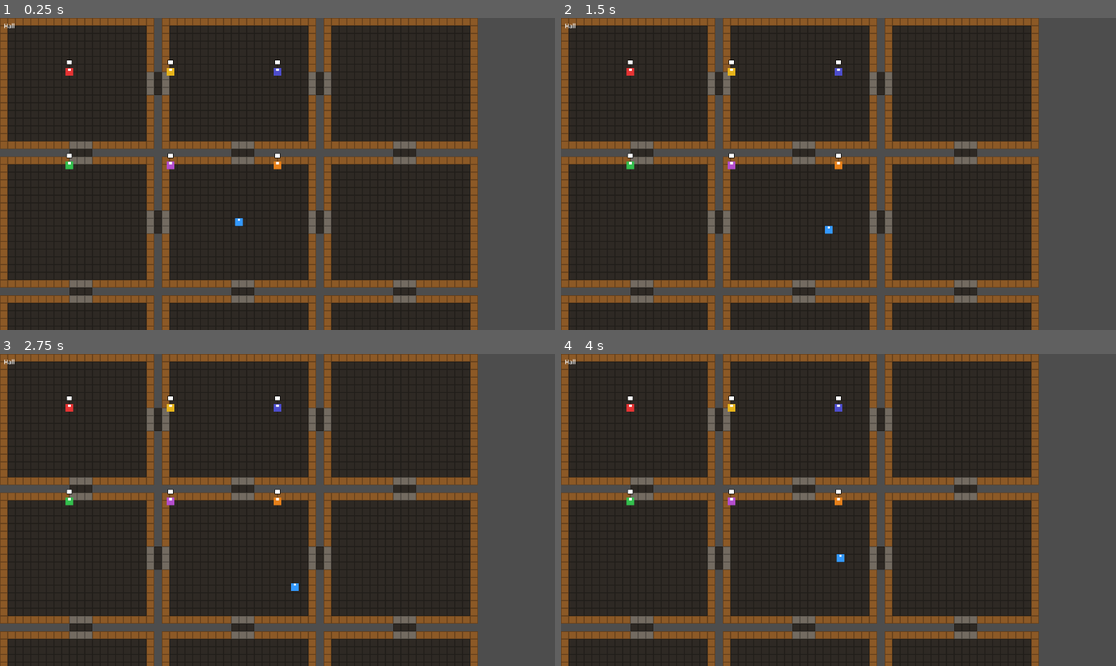
Above: before the commit, frames 1-4 (two rows, left to right).
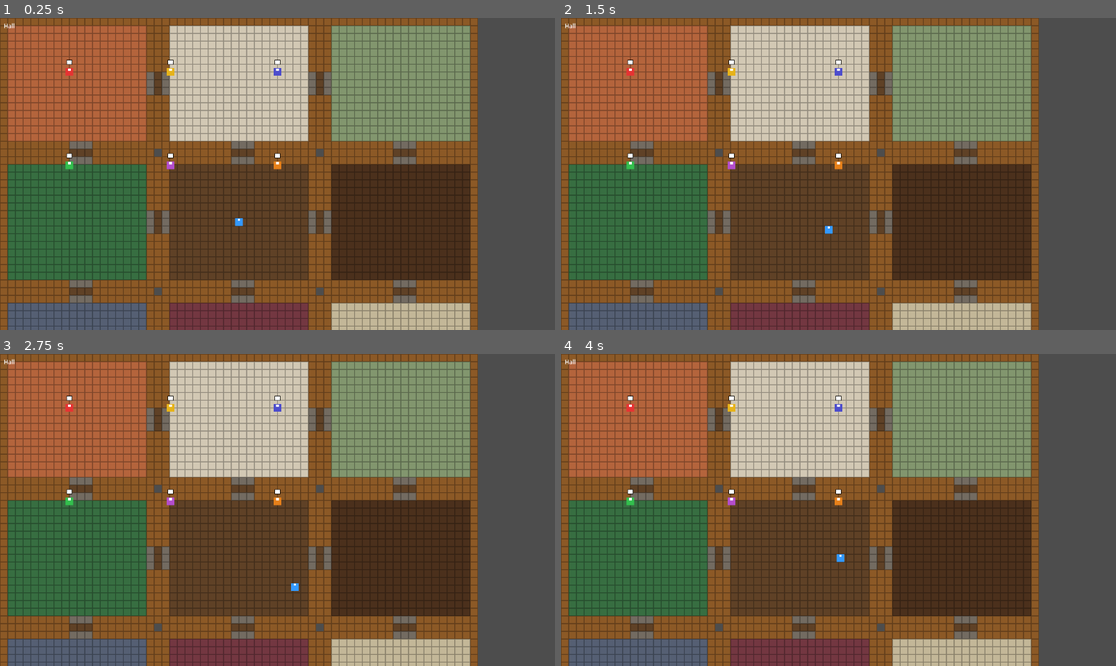
Above: after the commit, the same moments.

Repository: Frostist/Claudo
Game: Godot game, scene res://scenes/main/main.tscn
The game is run twice, just before and just after one commit, with the same random seed, the same clock (stepped at 60 frames per second) and the same inputs. The project has no main scene, so this scene is started directly.
Inputs:
- Up to frame 1 (0.25 s): no input
- Up to frame 2 (1.5 s): tap Enter at 0.5 s; hold Right (ui_right) 0.53-1.28 s; hold Down (ui_down) from 1.28 s (still down)
- Up to frame 3 (2.75 s): tap Space at 2 s; release Down (ui_down) at 2.03 s; hold Right (ui_right) from 2.03 s (still down)
- Up to frame 4 (4 s): release Right (ui_right) at 2.78 s; hold Up (ui_up) 2.78-3.53 s; hold Left (ui_left) from 3.53 s (still down)

The runs differ from the first frame. In frame 1, 67% of the frame differs, in the area x 0-87%, y 0-100%; in frame 2, 67%; in frame 3, 67%; in frame 4, 67%.

Commit message:
feat: room-specific floor tiles in mansion generator
Co-Authored-By: Claude Sonnet 4.6 <noreply@anthropic.com>

Diff:
--- a/assets/tilesets/mansion_tileset.tres
+++ b/assets/tilesets/mansion_tileset.tres
@@ -11,6 +11,15 @@
 1:0/0/physics_layer_0/angular_velocity = 0.0
 1:0/0/physics_layer_0/polygon_0/points = PackedVector2Array(-8, -8, 8, -8, 8, 8, -8, 8)
 2:0/0 = 0
+3:0/0 = 0
+4:0/0 = 0
+5:0/0 = 0
+6:0/0 = 0
+7:0/0 = 0
+8:0/0 = 0
+9:0/0 = 0
+10:0/0 = 0
+11:0/0 = 0
 
 [resource]
 physics_layer_0/collision_layer = 1
--- a/scenes/mansion/mansion_generator.gd
+++ b/scenes/mansion/mansion_generator.gd
@@ -24,6 +24,20 @@
 const WALL  = Vector2i(1, 0)
 const DOOR  = Vector2i(2, 0)
 
+const ROOM_FLOORS := {
+	"RoomKitchen":      Vector2i(3, 0),
+	"RoomBallroom":     Vector2i(4, 0),
+	"RoomConservatory": Vector2i(5, 0),
+	"RoomBilliardRoom": Vector2i(6, 0),
+	"RoomHall":         Vector2i(7, 0),
+	"RoomLibrary":      Vector2i(8, 0),
+	"RoomStudy":        Vector2i(9, 0),
+	"RoomLounge":       Vector2i(10, 0),
+	"RoomDiningRoom":   Vector2i(11, 0),
+}
+
+const CORRIDOR_FLOOR := Vector2i(7, 0)
+
 func _ready() -> void:
 	_generate_mansion()
 
@@ -33,7 +47,7 @@
 	for room in ROOMS:
 		var gx: int = room[0]
 		var gy: int = room[1]
-		_draw_room(gx * STEP_X, gy * STEP_Y)
+		_draw_room(gx * STEP_X, gy * STEP_Y, ROOM_FLOORS[room[2]])
 	# Draw corridors between horizontally adjacent rooms (same row)
 	for gy in range(3):
 		for gx in range(2):  # gaps between col 0-1 and col 1-2
@@ -43,40 +57,38 @@
 		for gy in range(2):  # gaps between row 0-1 and row 1-2
 			_draw_v_corridor(gx, gy)
 
-func _draw_room(tx: int, ty: int) -> void:
+func _draw_room(tx: int, ty: int, floor_tile: Vector2i) -> void:
 	# Fill entire block with walls
 	for x in range(BLOCK_W):
 		for y in range(BLOCK_H):
 			set_cell(Vector2i(tx + x, ty + y), 0, WALL)
-	# Fill interior with floor
+	# Fill interior with room-specific floor
 	for x in range(1, BLOCK_W - 1):
 		for y in range(1, BLOCK_H - 1):
-			set_cell(Vector2i(tx + x, ty + y), 0, FLOOR)
+			set_cell(Vector2i(tx + x, ty + y), 0, floor_tile)
 
 func _draw_h_corridor(gx: int, gy: int) -> void:
-	# Horizontal corridor: gap tile column between col gx and gx+1, at row gy
-	var gap_x: int = (gx + 1) * STEP_X - 1  # the 1-tile gap column
+	var gap_x: int = (gx + 1) * STEP_X - 1
 	var room_y: int = gy * STEP_Y
-	# Door opening: rows 7, 8, 9 within the block (centre of 17-tall room)
+	# Fill entire gap column with wall so no empty cells exist
+	for dy in range(BLOCK_H):
+		set_cell(Vector2i(gap_x, room_y + dy), 0, WALL)
+	# Punch door opening at centre rows
 	for dy in [7, 8, 9]:
 		var ty = room_y + dy
-		# Replace wall on right edge of left room with door
 		set_cell(Vector2i(gap_x - 1, ty), 0, DOOR)
-		# Fill the gap tile as floor (walkable corridor)
-		set_cell(Vector2i(gap_x, ty), 0, FLOOR)
-		# Replace wall on left edge of right room with door
+		set_cell(Vector2i(gap_x, ty), 0, CORRIDOR_FLOOR)
 		set_cell(Vector2i(gap_x + 1, ty), 0, DOOR)
 
 func _draw_v_corridor(gx: int, gy: int) -> void:
-	# Vertical corridor: gap tile row between row gy and gy+1, at col gx
-	var gap_y: int = (gy + 1) * STEP_Y - 1  # the 1-tile gap row
+	var gap_y: int = (gy + 1) * STEP_Y - 1
 	var room_x: int = gx * STEP_X
-	# Door opening: cols 9, 10, 11 within the block (centre of 20-wide room)
+	# Fill entire gap row with wall so no empty cells exist
+	for dx in range(BLOCK_W):
+		set_cell(Vector2i(room_x + dx, gap_y), 0, WALL)
+	# Punch door opening at centre columns
 	for dx in [9, 10, 11]:
 		var tx = room_x + dx
-		# Replace wall on bottom edge of top room with door
 		set_cell(Vector2i(tx, gap_y - 1), 0, DOOR)
-		# Fill the gap tile as floor
-		set_cell(Vector2i(tx, gap_y), 0, FLOOR)
-		# Replace wall on top edge of bottom room with door
+		set_cell(Vector2i(tx, gap_y), 0, CORRIDOR_FLOOR)
 		set_cell(Vector2i(tx, gap_y + 1), 0, DOOR)
